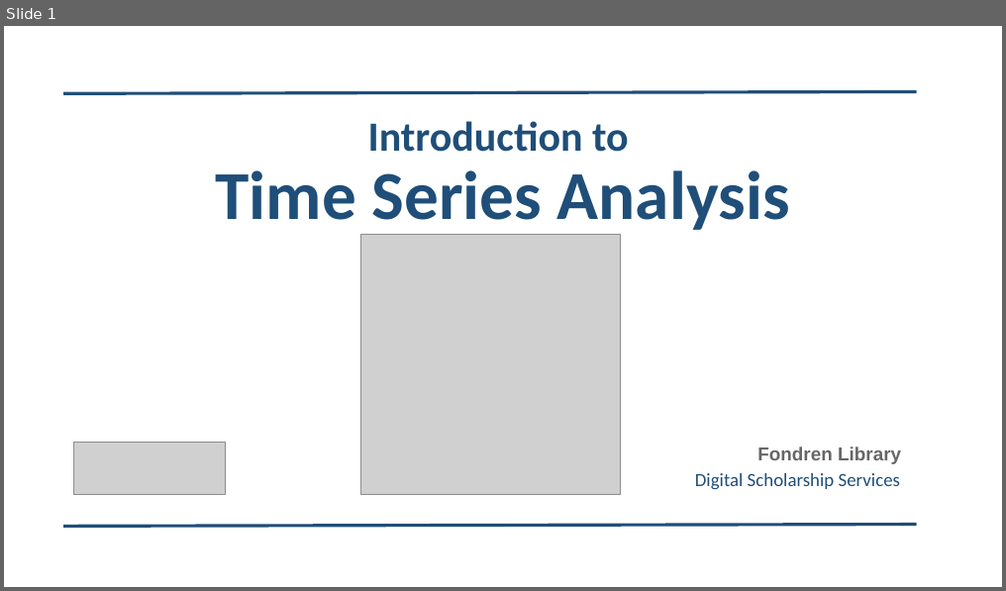
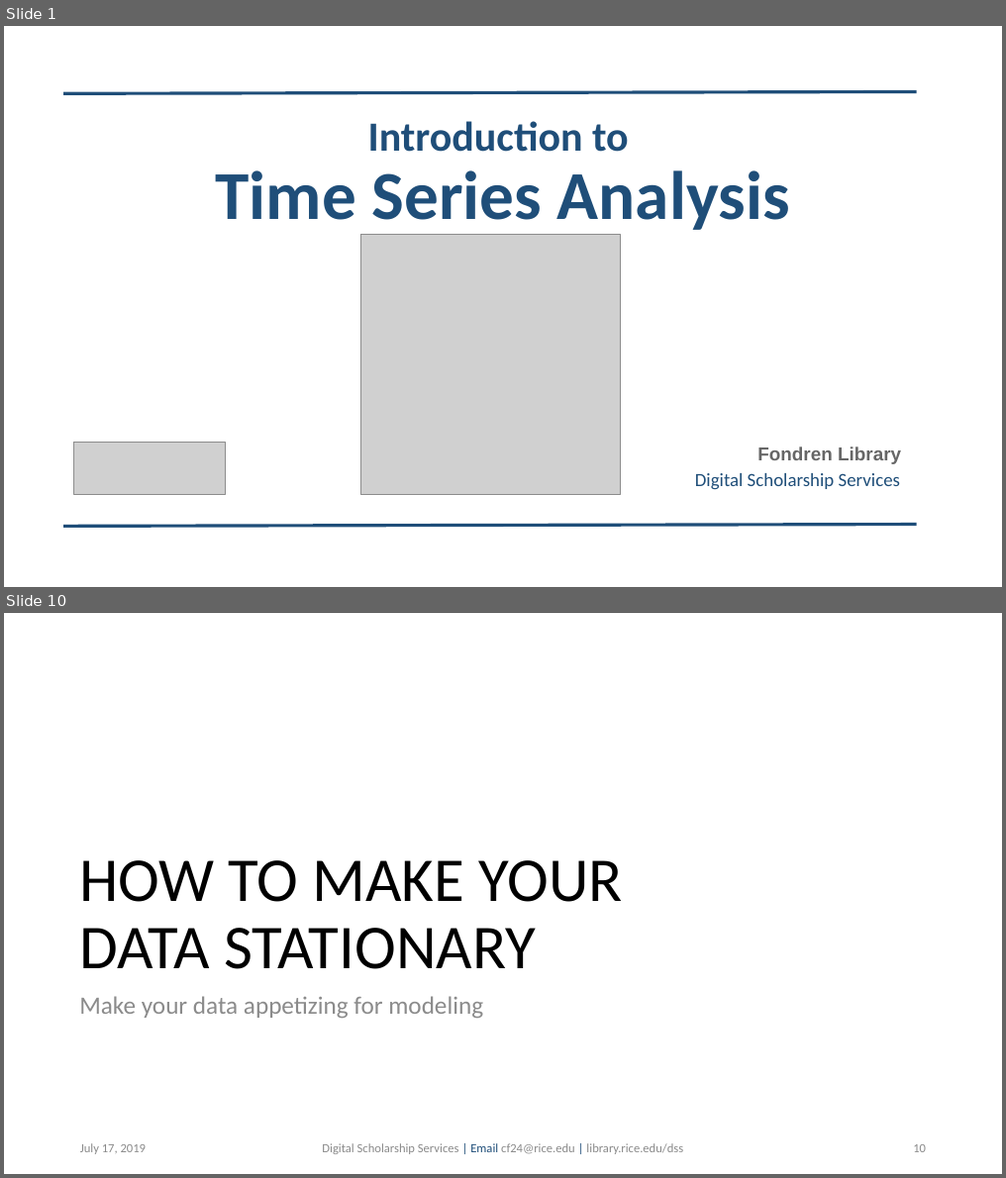
Before and after one commit to bakitybacon/rice-data-and-donuts, a slide deck: tsa/Introduction to Time Series Analysis.pptx. Shown one above the other, each under a label of ours: slide 1 before the commit, slides 1 and 10 after it; the slides between them are not shown. The pictures are 1006x591 and 1006x1178 pixels, drawn with LibreOffice and Linux fonts; fonts in the diff are those of the drawing; grey boxes stand for pictures; background and template pictures are left out. Boxes give left, top, right and bottom in pixels: in the first picture for what was removed or moved away, otherwise in the second. Text is boxed around its words. In the diff, an @@ line names an element or a change of style, - is before the commit and + after.

```diff
--- a/tsa/Introduction to Time Series Analysis.pptx
+++ b/tsa/Introduction to Time Series Analysis.pptx
@@ slide 10 added at [4,613,1002,1174], background #FFFFFF @@
@@ title added at [79,861,623,969], 60 pt, text #000000 @@
+HOW TO MAKE YOUR
+DATA STATIONARY
@@ text added at [79,996,483,1018], 24 pt, text #8C8C8C @@
+Make your data appetizing for modeling
@@ text added at [80,1144,147,1155], 12 pt, text #8C8C8C @@
+July 17, 2019
@@ text added at [322,1144,683,1155], 12 pt, text #8C8C8C @@
+Digital Scholarship Services | Email cf24@rice.edu | library.rice.edu/dss
@@ page number added at [913,1145,926,1153], 12 pt, text #8C8C8C @@
+10
```
Also in this commit, not shown: 3 slides changed, 15 other slides added.
